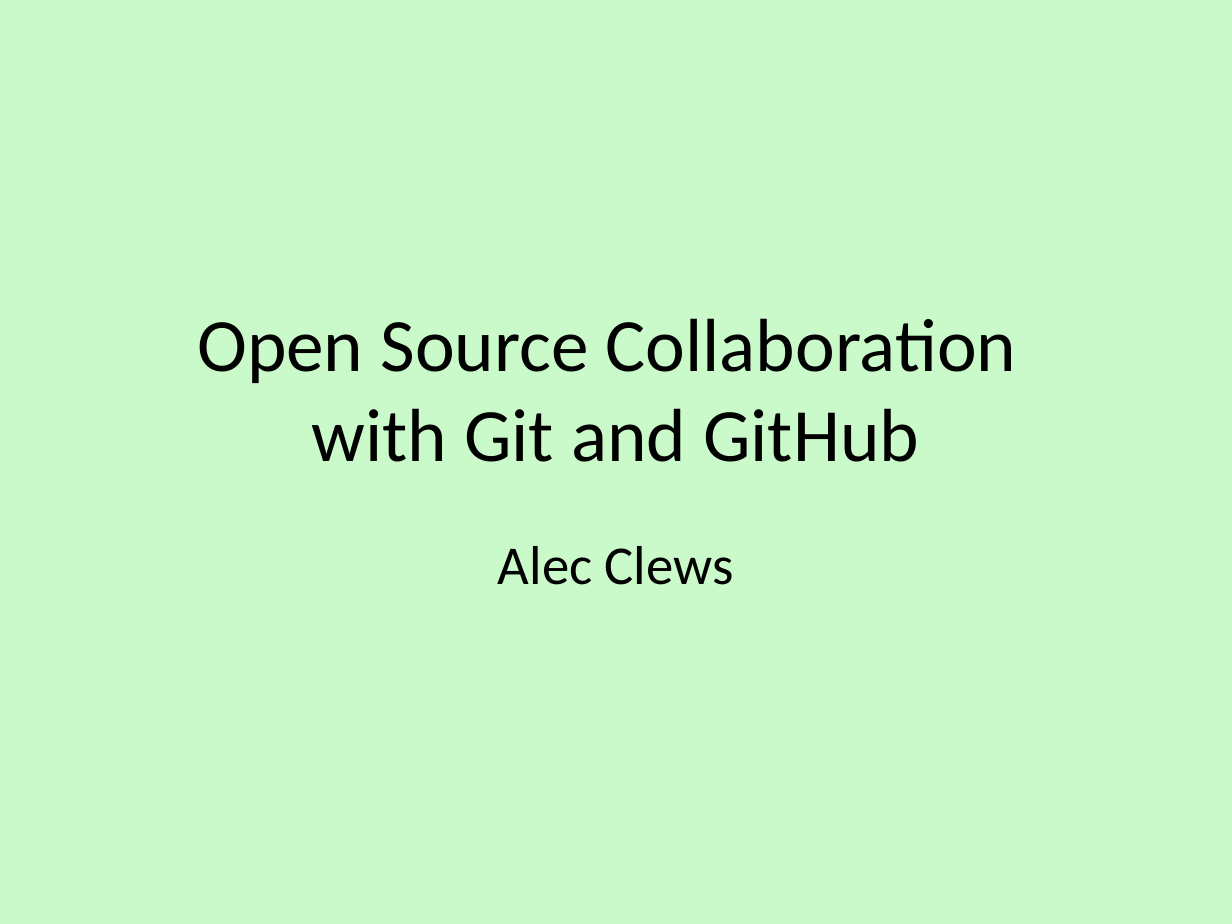
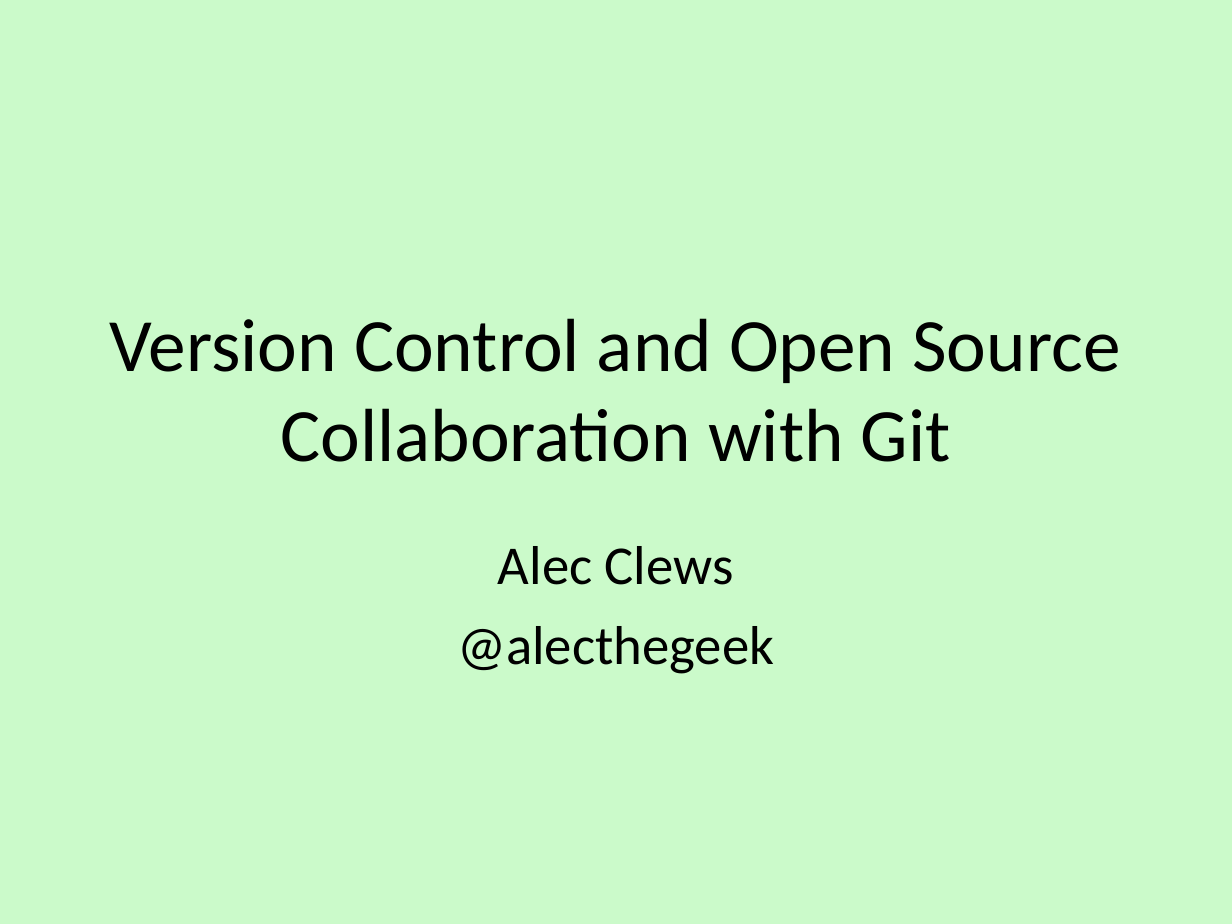
Before and after one commit to alecthegeek/gitWorkshop, a slide deck: slide 1 of gitWorkshop.odp. Drawn at 1232x924 pixels with LibreOffice and Linux fonts; fonts in the diff are those of the drawing; background and template pictures are left out. Boxes give left, top, right and bottom in pixels: in the first picture for what was removed or moved away, otherwise in the second. Text is boxed around its words. In the diff, an @@ line names an element or a change of style, - is before the commit and + after.

```diff
--- a/gitWorkshop.odp
+++ b/gitWorkshop.odp
@@ text at box(110, 318, 1120, 462): text changed @@
-Open Source Collaboration
-with Git and GitHub
+Version Control and Open Source Collaboration with Git
@@ text at box(457, 626, 774, 674): paragraph added @@
+@alecthegeek
```
Also in this commit, not shown: 8 other slides changed, 5 slides added, 5 slides removed, 5 other files.
